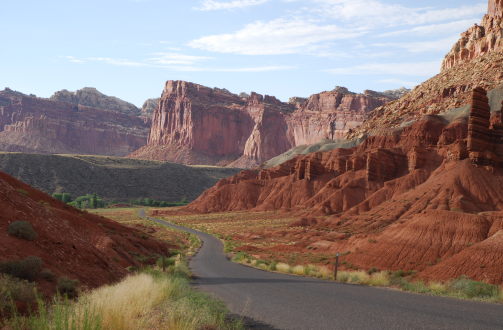
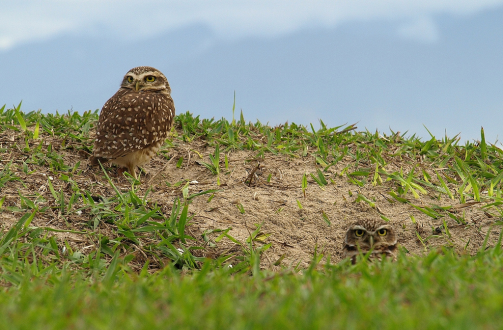
Two versions of the same layered image (503 x 330). Layer-by-layer changes:
renamed "Pasted Layer#1" to "Calque Copié", painted on it over (0, 0, 503, 330)
renamed "Version 0.9.5" to "Version 0.9.6", painted on it over (100, 312, 202, 324)
